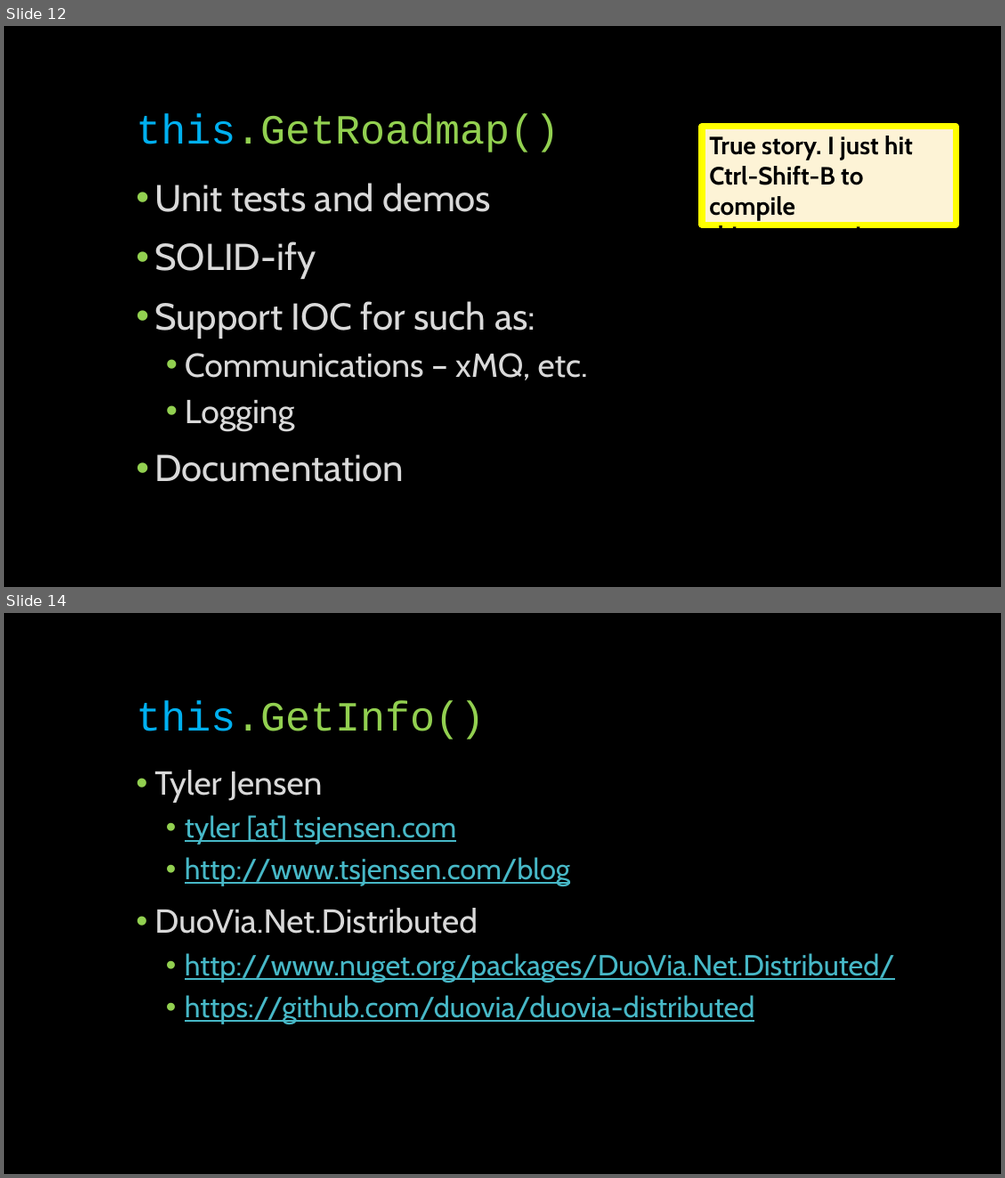
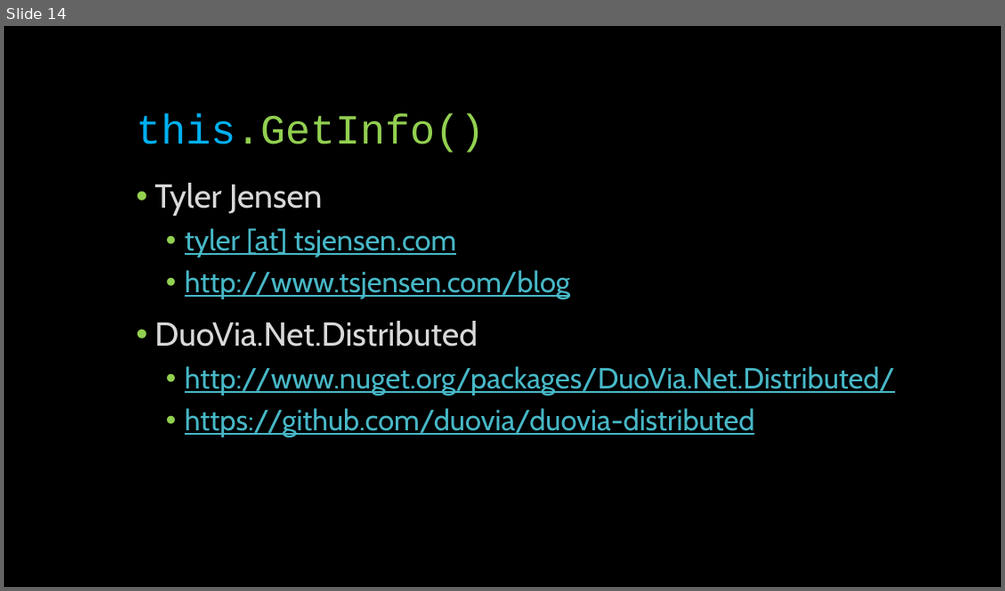
Before and after one commit to glennneiger/duovia-distributed, a slide deck: docs/distributed_demo.pptx. Shown one above the other, each under a label of ours: slides 12 and 14 before the commit, slide 14 after it; the slides between them are not shown. The pictures are 1005x1178 and 1005x591 pixels, drawn with LibreOffice and Linux fonts; fonts in the diff are those of the drawing. Boxes give left, top, right and bottom in pixels: in the first picture for what was removed or moved away, otherwise in the second. Text is boxed around its words. In the diff, an @@ line names an element or a change of style, - is before the commit and + after.

```diff
--- a/docs/distributed_demo.pptx
+++ b/docs/distributed_demo.pptx
@@ slide 12 removed at box(4, 26, 1001, 587), background #000000 @@
@@ title removed at box(136, 114, 559, 152) @@
-this.GetRoadmap()
@@ rectangle removed at box(702, 127, 955, 224) @@
-True story. I just hit
-Ctrl-Shift-B to compile
-this presentation.
@@ text removed at box(154, 183, 588, 482) @@
-• Unit tests and demos
-• SOLID-ify
-• Support IOC for such as:
-  • Communications – xMQ, etc.
-  • Logging
-• Documentation
```
Also in this commit, not shown: 4 slides changed, 9 slides added, 8 other slides removed, 4 other files.
